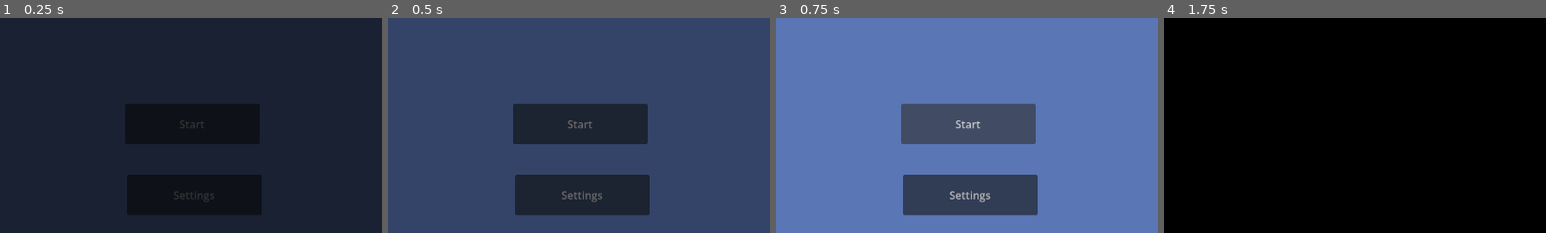
Above: before the commit, frames 1-4 (left to right).
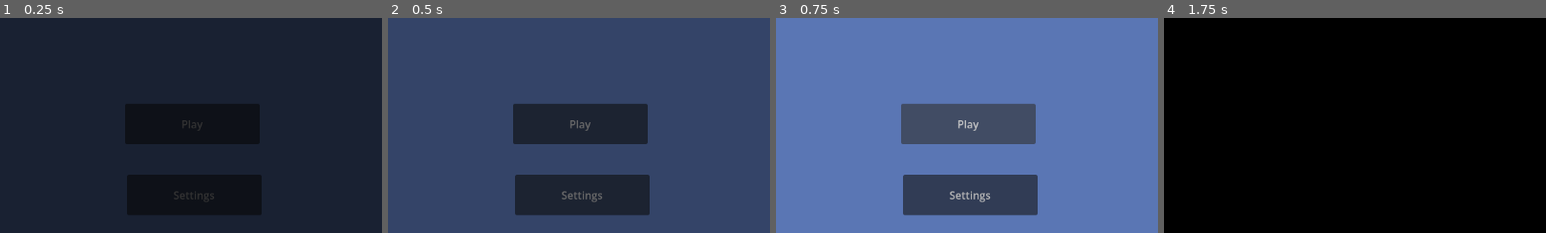
Above: after the commit, the same moments.

Repository: Nils1024/restock
Game: Godot game, scene res://assets/scenes/menus/main_menu.tscn
Two runs of this game, one before a commit and one after it. Both use one fixed random seed, a clock stepped at 60 frames per second and the inputs below.
Inputs:
- Up to frame 1 (0.25 s): no input
- Up to frame 2 (0.5 s): no input
- Up to frame 3 (0.75 s): click "Start" (after the commit: "Play") at 0.5 s
- Up to frame 4 (1.75 s): click "Start" (after the commit: "Play") at 1.25 s
The pictures show only the part of the screen within x 22-72%, y 10-60%; the shares and areas given below are measured in that part.

The runs differ from the first frame. In frame 1, less than 0.1% of the frame differs, in the area x 47-54%, y 47-53%; in frame 2, 0.1%; in frame 3, 0.2%; in frame 4, nothing differs.

Commit message:
Implemented the language system fully and created a constant for every magic string

Diff:
--- a/assets/scripts/common/Const.gd
+++ b/assets/scripts/common/Const.gd
@@ -1,11 +1,11 @@
 extends Node
 
+class config:
+	const CONFIG_FILE = "user://settings.cfg"
+	const SETTINGS_SECTION_KEY = "settings"
 
-# Called when the node enters the scene tree for the first time.
-func _ready() -> void:
-	pass # Replace with function body.
+	const LANGUAGE_KEY = "language"
 
-
-# Called every frame. 'delta' is the elapsed time since the previous frame.
-func _process(delta: float) -> void:
-	pass
+class Languages:
+	const ENGLISH = "en"
+	const GERMAN = "de"
--- a/assets/scripts/main_menu.gd
+++ b/assets/scripts/main_menu.gd
@@ -9,8 +9,13 @@
 var current_button_type = null
 
 func _ready() -> void:
+	_set_text_to_language()
+
 	$FadeTransition.show()
 	$FadeTransition/AnimationPlayer.play("Fade_out")
+
+func _set_text_to_language() -> void:
+	$Control/StartGame.text = tr("PLAY")
 
 func _on_start_game_pressed() -> void:
 	current_button_type = ButtonType.START
--- a/assets/scripts/services/LocalizationService.gd
+++ b/assets/scripts/services/LocalizationService.gd
@@ -2,23 +2,23 @@
 
 signal language_changed
 
-var supported = ["en", "de"]
-var current_language = "en"
+const supported = [Const.Languages.ENGLISH, Const.Languages.GERMAN]
+var current_language = Const.Languages.ENGLISH
 
 func _ready() -> void:
 	load_language()
 
 func load_language():
 	var config = ConfigFile.new()
-	config.load("user://settings.cfg")
+	config.load(Const.config.CONFIG_FILE)
 
-	var lang = config.get_value("settings", "language", "")
+	var lang = config.get_value(Const.config.SETTINGS_SECTION_KEY, Const.config.LANGUAGE_KEY, "")
 
 	if lang == "" or not lang in supported:
 		lang = OS.get_locale().substr(0, 2)
 
 	if not lang in supported:
-		lang = "en"
+		lang = Const.Languages.ENGLISH
 
 	set_language(lang)
 
@@ -31,6 +31,6 @@
 
 func save_language(lang: String):
 	var config = ConfigFile.new()
-	config.load("user://settings.cfg")
-	config.set_value("settings", "language", lang)
-	config.save("user://settings.cfg")
+	config.load(Const.config.CONFIG_FILE)
+	config.set_value(Const.config.SETTINGS_SECTION_KEY, Const.config.LANGUAGE_KEY, lang)
+	config.save(Const.config.CONFIG_FILE)
--- a/assets/scripts/settings_menu.gd
+++ b/assets/scripts/settings_menu.gd
@@ -7,8 +7,15 @@
 var current_button_type = null
 
 func _ready() -> void:
+	LocalizationService.connect("language_changed", Callable(self, "_on_language_changed"))
+	_set_text_to_language()
+
 	$FadeTransition.show()
 	$FadeTransition/AnimationPlayer.play("Fade_out")
+
+func _set_text_to_language() -> void:
+	# TODO
+	$Control/Back.text = "Back"
 
 func _on_button_pressed() -> void:
 	current_button_type = ButtonType.BACK
@@ -24,10 +31,12 @@
 func _on_volume_slider_value_changed(value: float) -> void:
 	$Control/HBoxContainer/VolumePercentage.text = str(roundf(value)).replace(".0", "%")
 
-
 func _on_language_option_button_item_selected(index: int) -> void:
 	match index:
 		0:
-			LocalizationService.set_language("en")
+			LocalizationService.set_language(Const.Languages.ENGLISH)
 		1:
-			LocalizationService.set_language("de")
+			LocalizationService.set_language(Const.Languages.GERMAN)
+
+func _on_language_changed():
+	_set_text_to_language()
